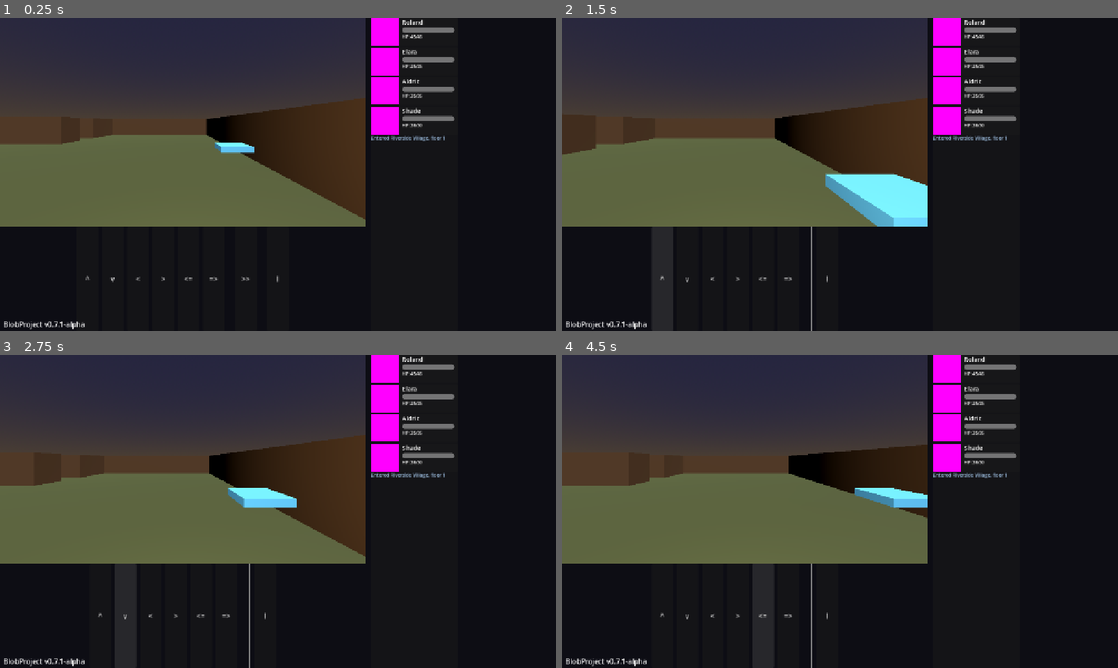
Above: before the commit, frames 1-4 (two rows, left to right).
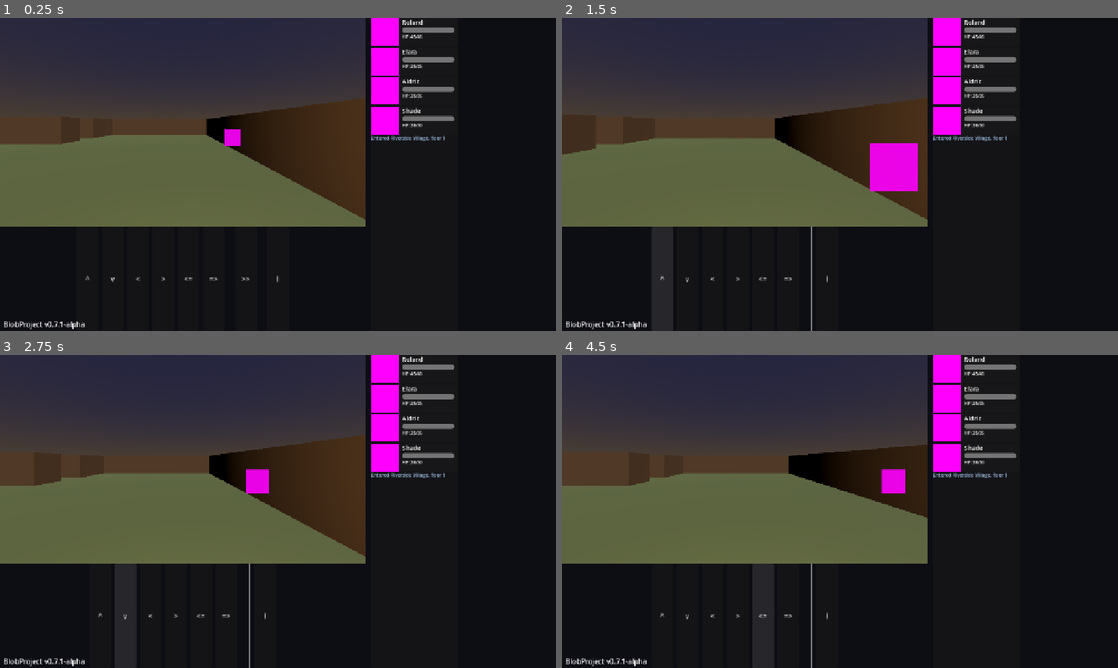
Above: after the commit, the same moments.

Repository: drax-xard/BlobProject
Game: Godot game, scene res://scenes/main.tscn
Two runs of this game, one before a commit and one after it. Both use one fixed random seed, a clock stepped at 60 frames per second and the inputs below.
Inputs:
- Up to frame 1 (0.25 s): no input
- Up to frame 2 (1.5 s): click "^" at 0.5 s; click "^" at 1.25 s
- Up to frame 3 (2.75 s): click "v" at 2 s
- Up to frame 4 (4.5 s): click "<" at 2.75 s; click ">" at 3.5 s; click "<=" at 4.25 s

The runs differ from the first frame. In frame 1, 0.3% of the frame differs, in the area x 38-46%, y 35-44%; in frame 2, 3.3%, in the area x 47-66%, y 40-67%; in frame 3, 0.9%; in frame 4, 0.9%.

Commit message:
feat: NPC billboard portraits instead of generic markers
NPC cells now render as Sprite3D billboards showing the NPC's
portrait texture, always facing the camera. Falls back to no
banner if portrait path is empty or texture is missing.
Placed at y+1.0 above the floor tile.

Diff:
--- a/scripts/world/grid_world.gd
+++ b/scripts/world/grid_world.gd
@@ -184,10 +184,14 @@
 					add_child(marker)
 					_dynamic_children.append(marker)
 				elif cell == DungeonGenerator.CELL_NPC:
-					var marker := _create_tile_marker(pos, Color(0.3, 0.7, 1.0))
-					marker.position.y = pos.y + 0.6
-					add_child(marker)
-					_dynamic_children.append(marker)
+					var npc_key := Vector2i(x, y)
+					if _npc_positions.has(npc_key):
+						var npc_id: String = _npc_positions[npc_key]
+						var banner := _create_npc_banner(npc_id)
+						if banner:
+							banner.position = pos + Vector3(0.0, 1.0, 0.0)
+							add_child(banner)
+							_dynamic_children.append(banner)
 
 func _place_player_at_start() -> void:
 	for y in range(grid_height):
@@ -399,6 +403,22 @@
 	marker.material_override = mat
 	return marker
 
+func _create_npc_banner(npc_id: String) -> Sprite3D:
+	var record: Dictionary = DataRegistry.get_record(npc_id)
+	var portrait_path: String = record.get("portrait", "")
+	if portrait_path.is_empty():
+		return null
+	var tex := ResLoader.load_texture("base", portrait_path)
+	if not tex:
+		return null
+	var sprite := Sprite3D.new()
+	sprite.texture = tex
+	sprite.pixel_size = 0.01
+	sprite.billboard = BaseMaterial3D.BILLBOARD_ENABLED
+	sprite.no_depth_test = false
+	sprite.modulate = Color(1.0, 1.0, 1.0, 0.9)
+	return sprite
+
 func check_tile_interaction() -> void:
 	if grid_data.size() == 0:
 		_player_on_stairs("", Vector2i.ZERO)
